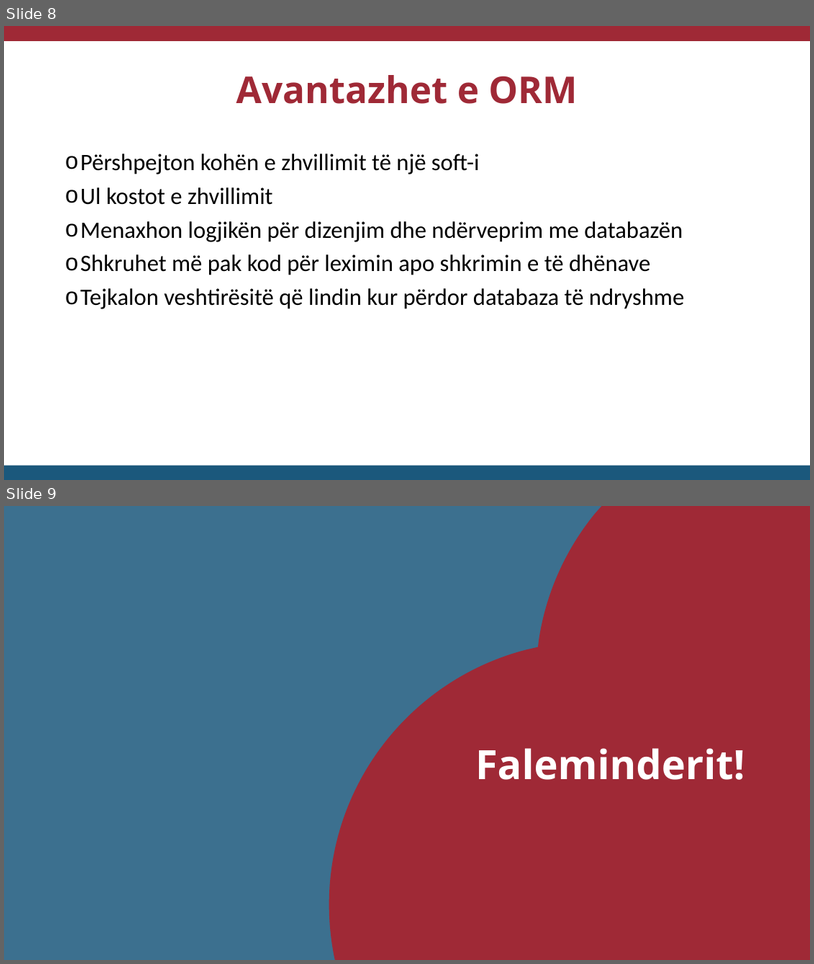
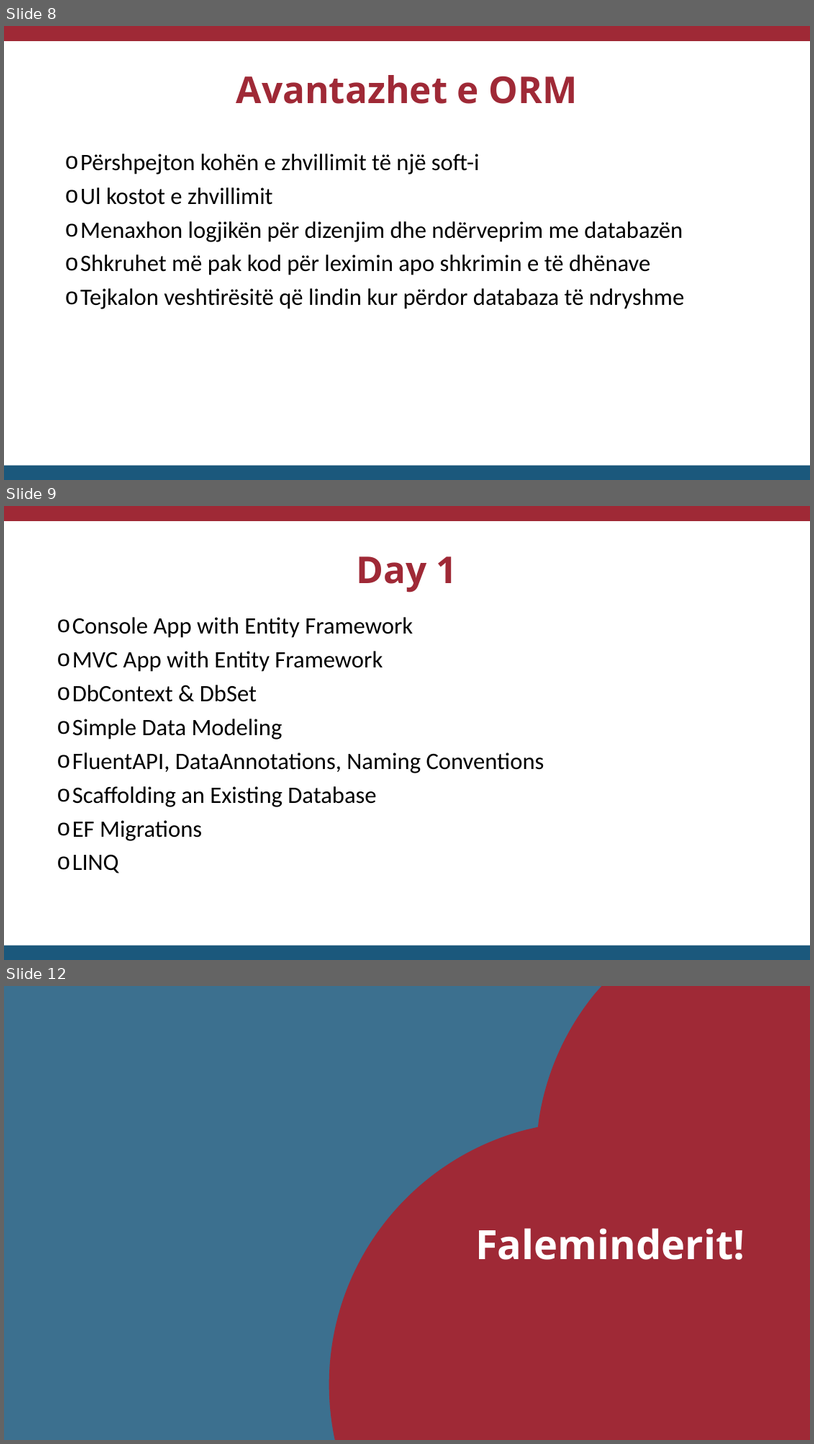
Before and after one commit to Jorind/ORM, a slide deck: ORM.pptx. Shown one above the other, each under a label of ours: slides 8 and 9 before the commit, slides 8, 9 and 12 after it; the slides between them are not shown. The pictures are 814x964 and 814x1444 pixels, drawn with LibreOffice and Linux fonts; fonts in the diff are those of the drawing. Boxes give left, top, right and bottom in pixels: in the first picture for what was removed or moved away, otherwise in the second. Text is boxed around its words. In the diff, an @@ line names an element or a change of style, - is before the commit and + after.

```diff
--- a/ORM.pptx
+++ b/ORM.pptx
@@ slide 9 added at [4,506,810,960], background #FFFFFF @@
@@ rectangle added at [4,506,810,521], fill #9F2936 @@
@@ text added at [356,556,458,592], 44 pt, text #9F2936, bold @@
+Day 1
@@ text added at [72,617,545,873], 28 pt, text #000000 @@
+o Console App with Entity Framework
+o MVC App with Entity Framework
+o DbContext & DbSet
+o Simple Data Modeling
+o FluentAPI, DataAnnotations, Naming Conventions
+o Scaffolding an Existing Database
+o EF Migrations
+o LINQ
@@ rectangle added at [4,945,810,960], fill #1B587C @@
@@ what was slide 9 is now slide 12 @@
```
Also in this commit, not shown: 2 other slides added, 1 other file.
